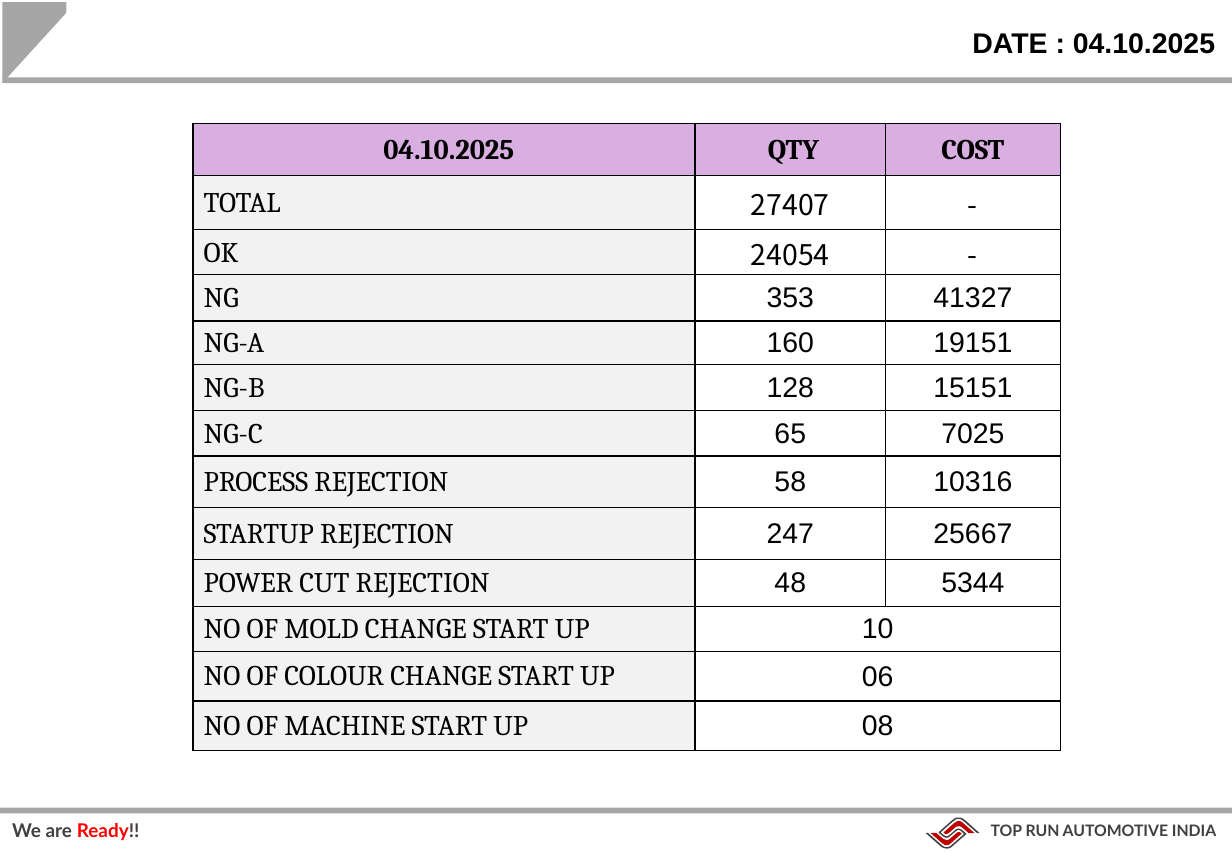
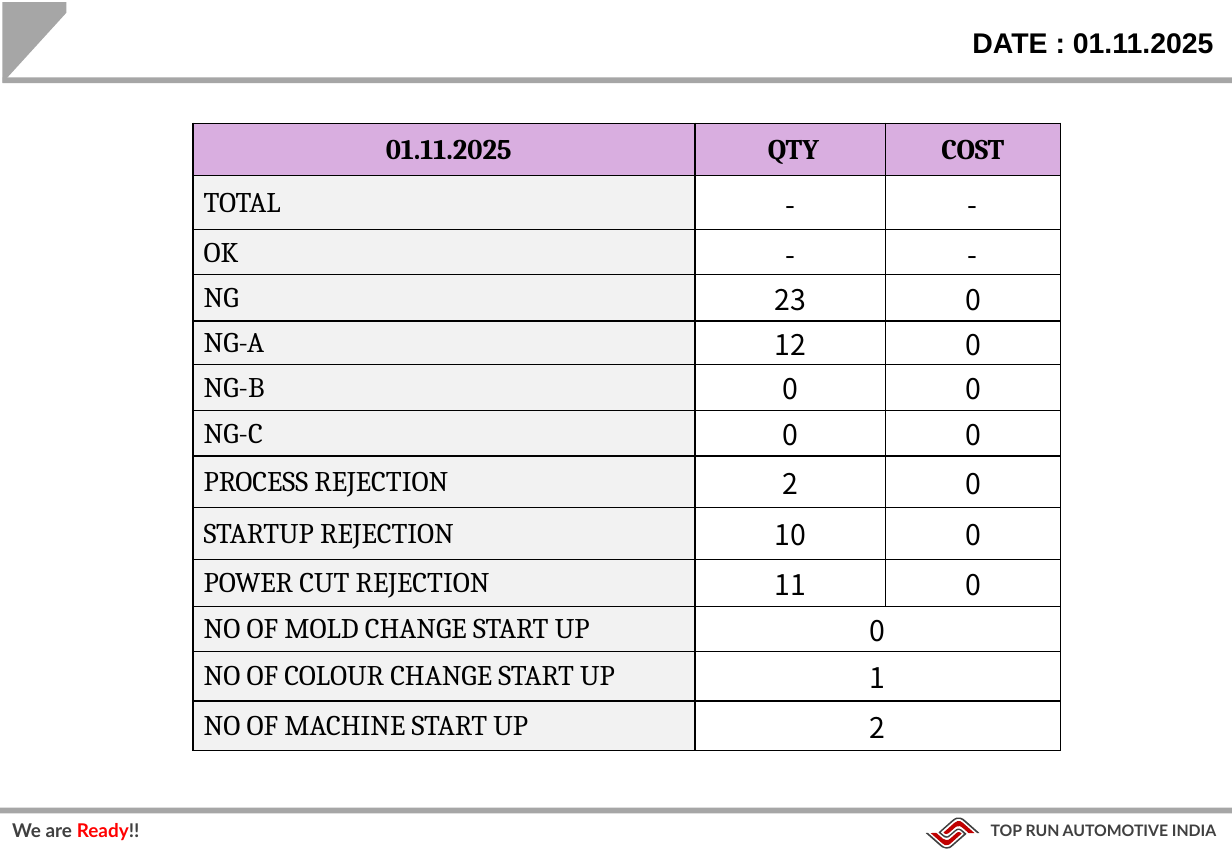
Before and after one commit to Dhamo2005/TOPRUN, a slide deck: slide 8 of Date.pptx (slide 7 before the commit). Drawn at 1232x853 pixels with LibreOffice and Linux fonts; fonts in the diff are those of the drawing; background and template pictures are left out. Boxes give left, top, right and bottom in pixels: in the first picture for what was removed or moved away, otherwise in the second. Text is boxed around its words. In the diff, an @@ line names an element or a change of style, - is before the commit and + after.

```diff
--- a/Date.pptx
+++ b/Date.pptx
@@ text at bbox=[972, 33, 1214, 54]: text changed @@
-DATE : 04.10.2025
+DATE : 01.11.2025
@@ table at bbox=[193, 123, 1061, 751] @@
-row 1, column 1: 04.10.2025
+row 1, column 1: 01.11.2025
-row 2, column 2: 27407
+row 2, column 2: -
-row 3, column 2: 24054
+row 3, column 2: -
-row 4, column 2: 353
+row 4, column 2: 23
-row 4, column 3: 41327
+row 4, column 3: 0
-row 5, column 2: 160
+row 5, column 2: 12
-row 5, column 3: 19151
+row 5, column 3: 0
-row 6, column 2: 128
+row 6, column 2: 0
-row 6, column 3: 15151
+row 6, column 3: 0
-row 7, column 2: 65
+row 7, column 2: 0
-row 7, column 3: 7025
+row 7, column 3: 0
-row 8, column 2: 58
+row 8, column 2: 2
-row 8, column 3: 10316
+row 8, column 3: 0
-row 9, column 2: 247
+row 9, column 2: 10
-row 9, column 3: 25667
+row 9, column 3: 0
-row 10, column 2: 48
+row 10, column 2: 11
-row 10, column 3: 5344
+row 10, column 3: 0
-row 11, column 2: 10
+row 11, column 2: 0
-row 12, column 2: 06
+row 12, column 2: 1
-row 13, column 2: 08
+row 13, column 2: 2
```
Also in this commit, not shown: 6 other slides changed, 1 slide added, 1 other file.
